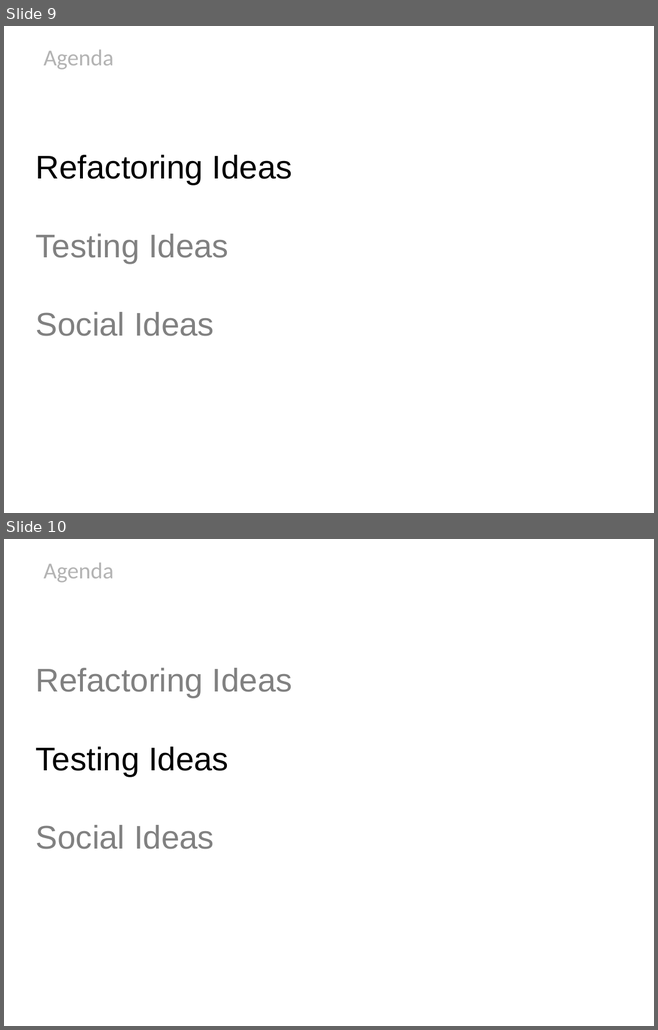
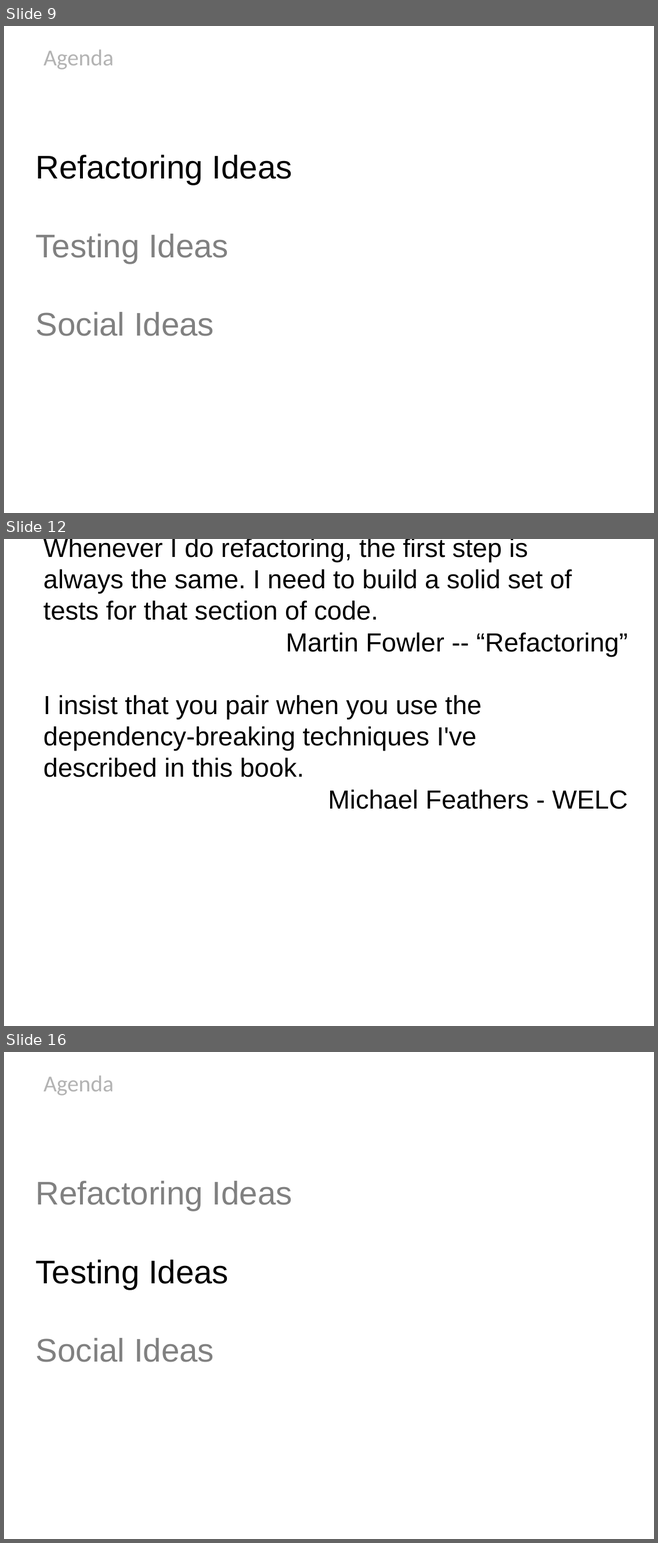
Before and after one commit to HamletDRC/presentations, a slide deck: newideasforoldcode/NewIdeasForOldCode_Confess2011.odp. Shown one above the other, each under a label of ours: slides 9 and 10 before the commit, slides 9, 12 and 16 after it; the slides between them are not shown. The pictures are 658x1030 and 658x1543 pixels, drawn with LibreOffice and Linux fonts; fonts in the diff are those of the drawing; background and template pictures are left out. Boxes give left, top, right and bottom in pixels: in the first picture for what was removed or moved away, otherwise in the second. Text is boxed around its words. In the diff, an @@ line names an element or a change of style, - is before the commit and + after.

Commit message:
basic refactoring slides

```diff
--- a/newideasforoldcode/NewIdeasForOldCode_Confess2011.odp
+++ b/newideasforoldcode/NewIdeasForOldCode_Confess2011.odp
@@ slide 12 added at bbox=[4, 539, 654, 1026], background picture (left out) @@
@@ subtitle added at bbox=[43, 539, 628, 809], 32 pt, text #000000 @@
+Whenever I do refactoring, the first step is
+always the same. I need to build a solid set of tests for that section of code.
+Martin Fowler -- “Refactoring”
+I insist that you pair when you use the dependency-breaking techniques I've
+described in this book.
+Michael Feathers - WELC
@@ what was slide 10 is now slide 16 @@
```
Also in this commit, not shown: 1 slide changed, 5 other slides added, 1 other file.
